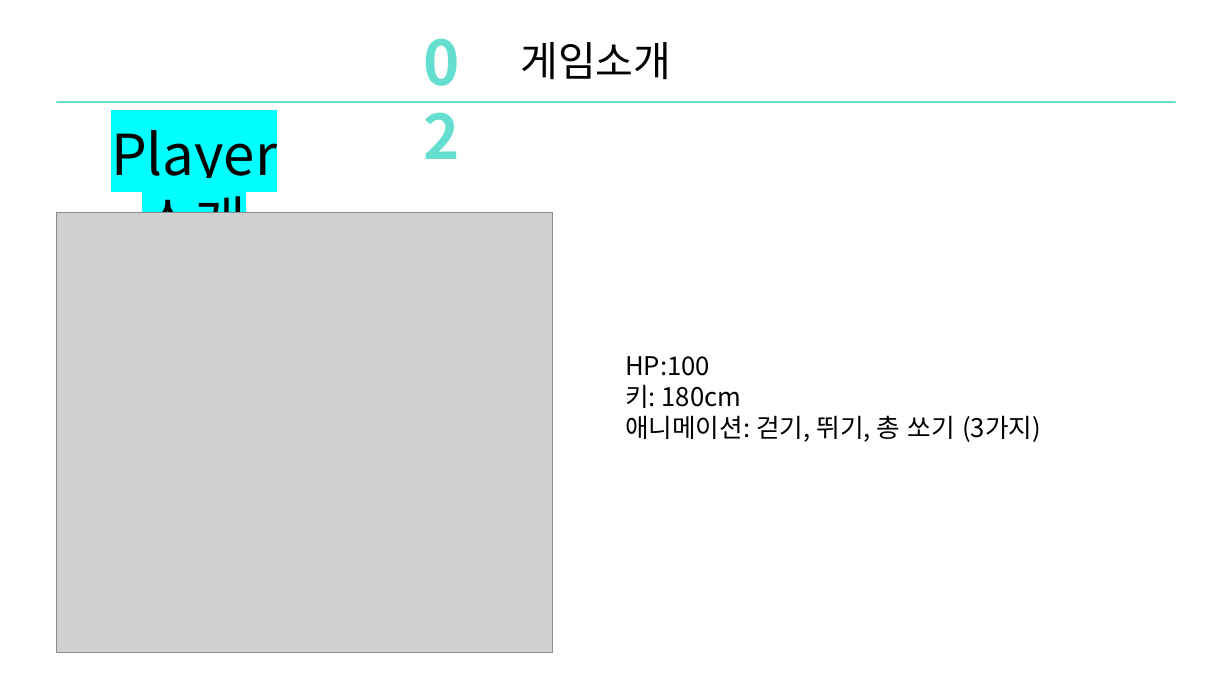
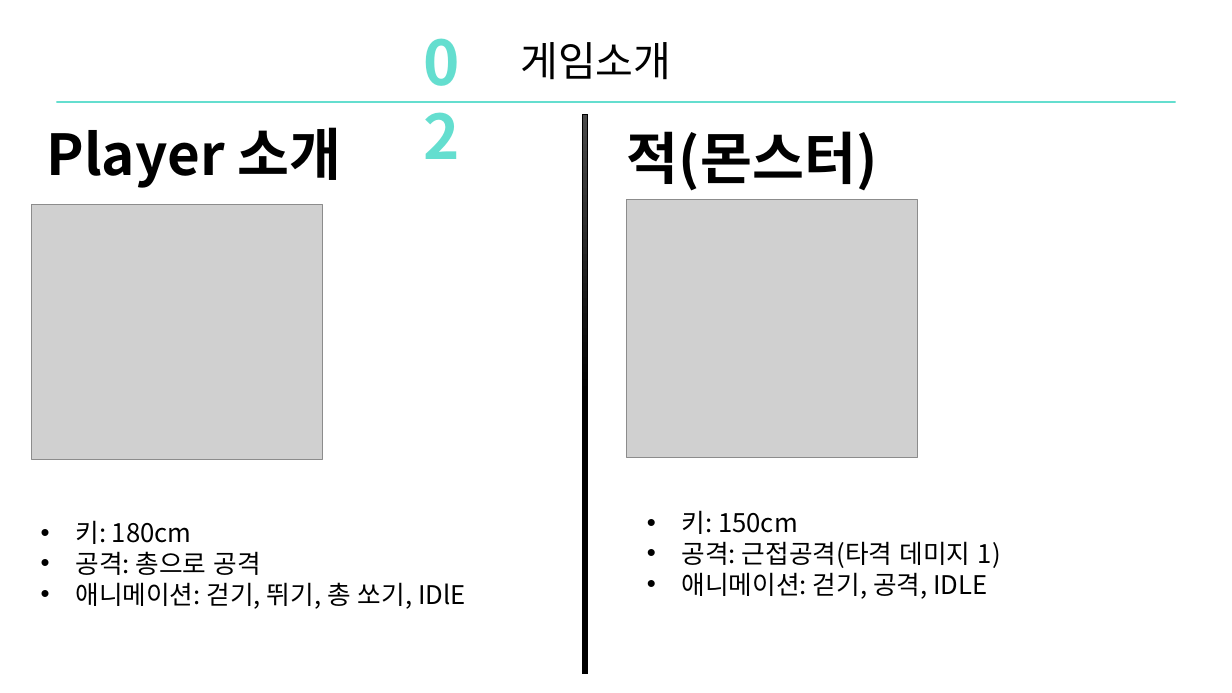
Before and after one commit to DoHanK/COLONY, a slide deck: slide 8 of 기획서/Colony_ppt발표.pptx (slide 9 before the commit). Drawn at 1232x693 pixels with LibreOffice and Linux fonts; fonts in the diff are those of the drawing; grey boxes stand for pictures. Boxes give left, top, right and bottom in pixels: in the first picture for what was removed or moved away, otherwise in the second. Text is boxed around its words. In the diff, an @@ line names an element or a change of style, - is before the commit and + after.

```diff
--- a/기획서/Colony_ppt발표.pptx
+++ b/기획서/Colony_ppt발표.pptx
@@ text "Player 소개": place and size @@
-text "Player 소개" at <box>111,130,277,213</box>
+text "Player 소개" at <box>46,127,342,188</box>
@@ text "Player 소개" at <box>46,127,342,188</box>: highlight #00FFFF to none, bold on @@
@@ rectangle added at <box>582,115,587,674</box>, fill gradient #4B4B4B to #000000, outline #000000 0.5 pt @@
@@ text added at <box>627,131,878,191</box>, 44 pt, text #000000, bold @@
+적(몬스터)
@@ picture added at <box>31,204,323,459</box> @@
@@ picture added at <box>627,200,918,457</box> @@
@@ picture removed at <box>56,213,553,653</box> @@
@@ text at <box>625,356,710,376</box>: paragraph removed @@
-HP:100
@@ text "키: 180cm": place and size @@
-text "키: 180cm" at <box>625,356,1041,442</box>
+text "키: 180cm" at <box>75,520,466,609</box>
@@ text at <box>75,520,192,544</box>: bullet none to • @@
@@ text added at <box>682,510,1001,599</box>, 20 pt, text #000000 @@
+• 키: 150cm
+• 공격: 근접공격(타격 데미지 1)
+• 애니메이션: 걷기, 공격, IDLE
@@ text at <box>75,551,466,609</box>: text changed @@
-애니메이션: 걷기, 뛰기, 총 쏘기 (3가지)
+• 공격: 총으로 공격
+• 애니메이션: 걷기, 뛰기, 총 쏘기, IDlE
```
Also in this commit, not shown: 12 other slides changed, 3 slides added, 3 slides removed, 1 other file.
